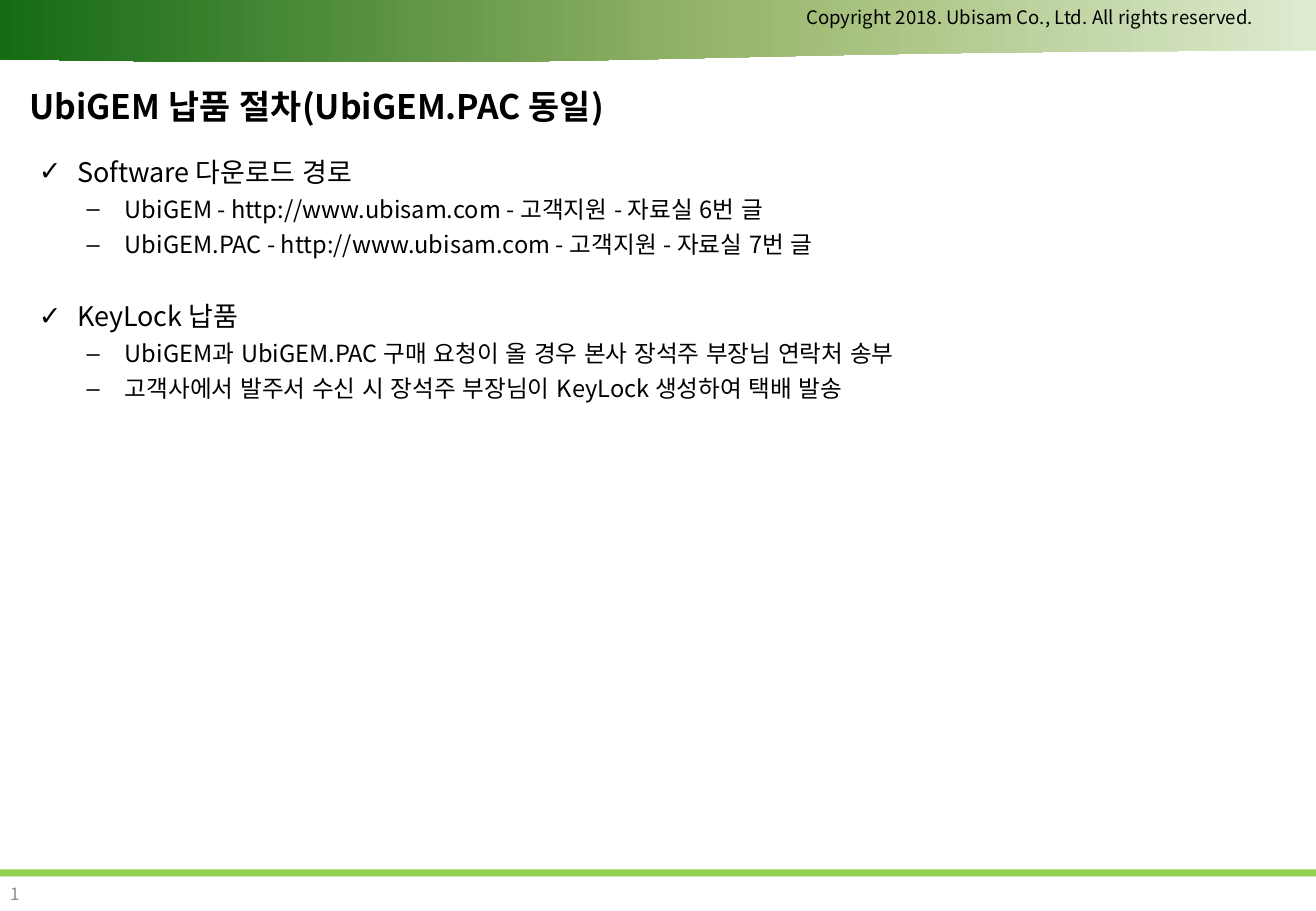
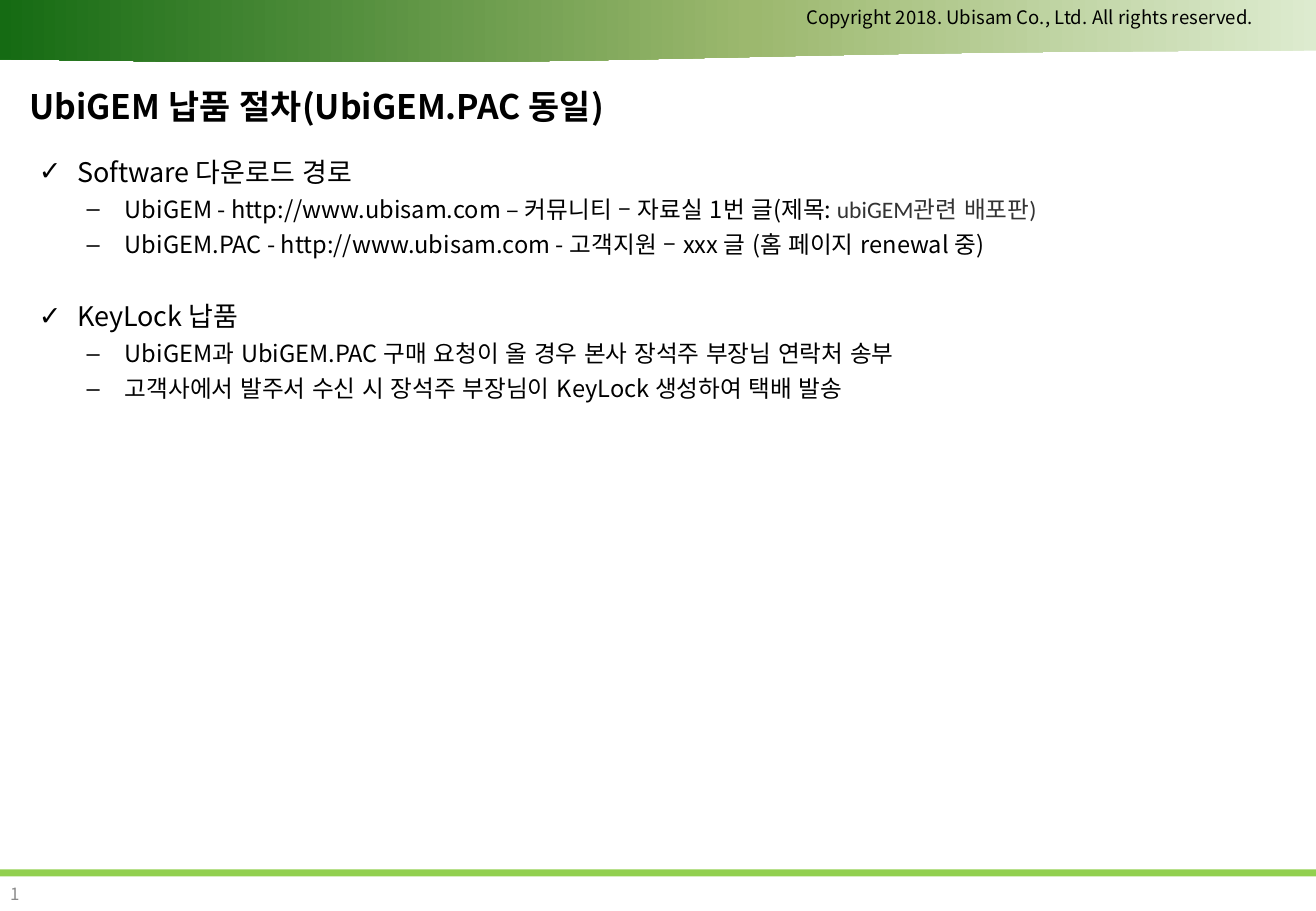
Before and after one commit to ubisam-research/com.ubisam.projects.ubigem, a slide deck: slide 1 of docs/3.UbiGEM_납품절차.pptx. Drawn at 1316x911 pixels with LibreOffice and Linux fonts; fonts in the diff are those of the drawing; background and template pictures are left out. Boxes give left, top, right and bottom in pixels: in the first picture for what was removed or moved away, otherwise in the second. Text is boxed around its words. In the diff, an @@ line names an element or a change of style, - is before the commit and + after.

```diff
--- a/docs/3.UbiGEM_납품절차.pptx
+++ b/docs/3.UbiGEM_납품절차.pptx
@@ text at <box>125,198,1037,259</box>: text changed @@
-  – UbiGEM - http://www.ubisam.com - 고객지원 - 자료실 6번 글
-  – UbiGEM.PAC - http://www.ubisam.com - 고객지원 - 자료실 7번 글
+  – UbiGEM - http://www.ubisam.com – 커뮤니티 – 자료실 1번 글(제목: ubiGEM관련 배포판)
+  – UbiGEM.PAC - http://www.ubisam.com - 고객지원 – xxx 글 (홈 페이지 renewal 중)
```
Also in this commit, not shown: 1 other file.
